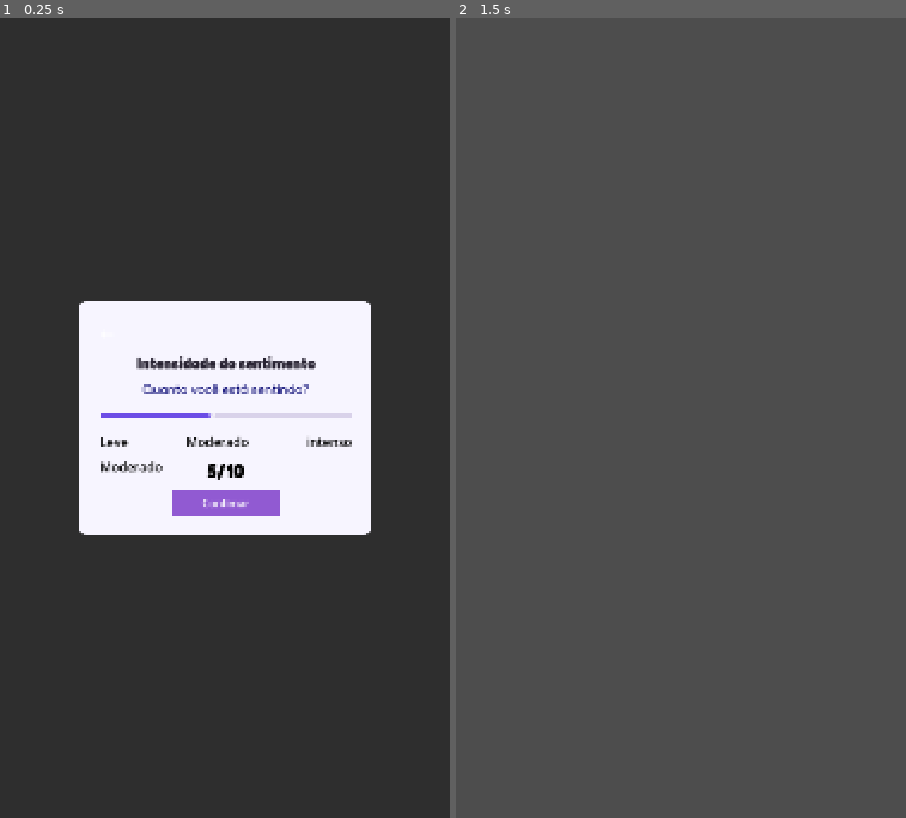
Above: before the commit, frames 1-2 (left to right).
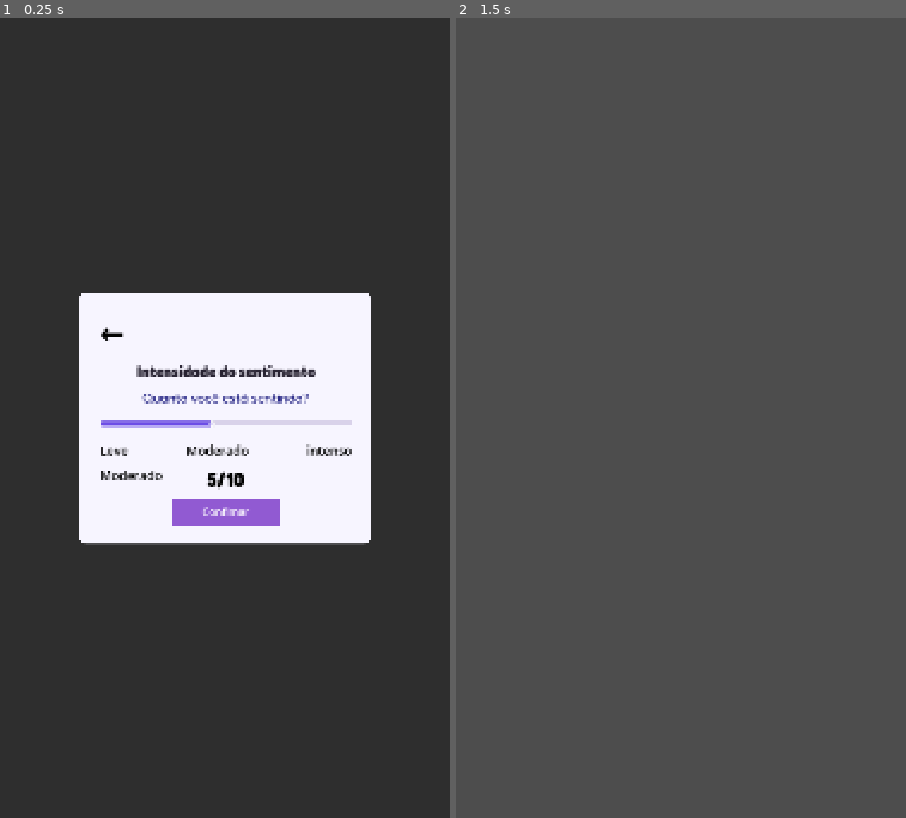
Above: after the commit, the same moments.

Repository: paulo11r/sense
Game: Godot game, scene res://cenas/componentes/PopupIntensividade.tscn
Same seed, same stepped clock (60 frames per second), same inputs: the game is played once before the commit and once after it. This scene is started directly instead of the project's main scene.
Inputs:
- Up to frame 1 (0.25 s): no input
- Up to frame 2 (1.5 s): click "←" at 0.5 s; tap Enter at 1.25 s

The runs differ from the first frame. In frame 1, 5.2% of the frame differs, in the area x 17-83%, y 34-66%; in frame 2, nothing differs.

Commit message:
Ajustes preenchimento de tela

Diff:
--- a/cenas/componentes/PopupAcessibilidade.tscn
+++ b/cenas/componentes/PopupAcessibilidade.tscn
@@ -236,7 +236,7 @@
 [node name="ValorVolume" type="Label" parent="Centralizador/Card/Margens/Conteudo/CardVolume/MargemVolume/ConteudoVolume/LinhaVolume" unique_id=1581614257]
 layout_mode = 2
 theme_override_colors/font_color = Color(0.09019608, 0.101960786, 0.16862746, 1)
-theme_override_font_sizes/font_size = 25
+theme_override_font_sizes/font_size = 57
 text = "70%"
 
 [node name="HSlider" type="HSlider" parent="Centralizador/Card/Margens/Conteudo/CardVolume/MargemVolume/ConteudoVolume" unique_id=276081547]
--- a/cenas/componentes/PopupIntensividade.tscn
+++ b/cenas/componentes/PopupIntensividade.tscn
@@ -89,8 +89,8 @@
 [node name="BotaoVoltar" type="Button" parent="PainelPopup/Margens/Conteudo" unique_id=1515068021]
 layout_mode = 2
 size_flags_horizontal = 0
-theme_override_colors/font_color = Color(1, 1, 1, 1)
-theme_override_font_sizes/font_size = 40
+theme_override_colors/font_color = Color(0, 0, 0, 1)
+theme_override_font_sizes/font_size = 70
 theme_override_styles/normal = SubResource("StyleBoxFlat_3jvdu")
 text = "←"
 alignment = 0
--- a/cenas/telas/Menu.tscn
+++ b/cenas/telas/Menu.tscn
@@ -137,7 +137,7 @@
 layout_mode = 2
 
 [node name="Hero" type="HBoxContainer" parent="SafeArea/MainColumn" unique_id=1148704014]
-custom_minimum_size = Vector2(0, 500)
+propagate_maximum_size = false
 layout_mode = 2
 size_flags_vertical = 3
 theme_override_constants/separation = 30
@@ -226,6 +226,7 @@
 
 [node name="Name" type="Label" parent="SafeArea/MainColumn/MoodCard/MoodRow/FeelingsPreview/EmotionsRow/Happy" unique_id=1359781584]
 layout_mode = 2
+theme_override_colors/font_color = Color(0.42352942, 0.3137255, 0.8509804, 1)
 theme_override_font_sizes/font_size = 30
 text = "Feliz"
 horizontal_alignment = 1
@@ -245,6 +246,7 @@
 
 [node name="Name" type="Label" parent="SafeArea/MainColumn/MoodCard/MoodRow/FeelingsPreview/EmotionsRow/Calm" unique_id=97964288]
 layout_mode = 2
+theme_override_colors/font_color = Color(0.42352942, 0.3137255, 0.8509804, 1)
 theme_override_font_sizes/font_size = 30
 text = "Calmo"
 horizontal_alignment = 1
@@ -264,6 +266,7 @@
 
 [node name="Name" type="Label" parent="SafeArea/MainColumn/MoodCard/MoodRow/FeelingsPreview/EmotionsRow/Nauseous" unique_id=1822237502]
 layout_mode = 2
+theme_override_colors/font_color = Color(0.42352942, 0.3137255, 0.8509804, 1)
 theme_override_font_sizes/font_size = 30
 text = "Enjoado"
 horizontal_alignment = 1
@@ -283,6 +286,7 @@
 
 [node name="Name" type="Label" parent="SafeArea/MainColumn/MoodCard/MoodRow/FeelingsPreview/EmotionsRow/Sad" unique_id=1070158925]
 layout_mode = 2
+theme_override_colors/font_color = Color(0.42352942, 0.3137255, 0.8509804, 1)
 theme_override_font_sizes/font_size = 30
 text = "Triste"
 horizontal_alignment = 1
@@ -302,6 +306,7 @@
 
 [node name="Name" type="Label" parent="SafeArea/MainColumn/MoodCard/MoodRow/FeelingsPreview/EmotionsRow/Anxious" unique_id=1082811259]
 layout_mode = 2
+theme_override_colors/font_color = Color(0.42352942, 0.3137255, 0.8509804, 1)
 theme_override_font_sizes/font_size = 30
 text = "Ansioso"
 horizontal_alignment = 1
--- a/cenas/telas/PainLocation.tscn
+++ b/cenas/telas/PainLocation.tscn
@@ -121,7 +121,7 @@
 autowrap_mode = 2
 
 [node name="FeelingsGrid" type="GridContainer" parent="MarginContainer/Content" unique_id=958178353]
-custom_maximum_size = Vector2(1000, 1500)
+propagate_maximum_size = false
 layout_mode = 2
 size_flags_vertical = 3
 theme_override_constants/h_separation = 20
--- a/cenas/telas/ResultsFinal.tscn
+++ b/cenas/telas/ResultsFinal.tscn
@@ -152,11 +152,13 @@
 
 [node name="ResultCard" type="PanelContainer" parent="MarginContainer/Content" unique_id=470905401]
 layout_mode = 2
+size_flags_vertical = 3
 theme_override_styles/panel = SubResource("StyleBoxFlat_xiwro")
 
 [node name="CardContent" type="VBoxContainer" parent="MarginContainer/Content/ResultCard" unique_id=385082465]
 layout_mode = 2
 theme_override_constants/separation = 26
+alignment = 1
 
 [node name="TextureRect" type="TextureRect" parent="MarginContainer/Content/ResultCard/CardContent" unique_id=1872160242]
 custom_minimum_size = Vector2(90, 90)
@@ -227,9 +229,6 @@
 theme_override_font_sizes/font_size = 54
 theme_override_styles/normal = SubResource("StyleBoxFlat_3c2fn")
 text = "🔊Ouvir Novamente"
-
-[node name="Spacer" type="Control" parent="MarginContainer/Content" unique_id=1612781965]
-layout_mode = 2
 
 [node name="Instruction" type="Label" parent="MarginContainer/Content" unique_id=438095753]
 layout_mode = 2
--- a/project.godot
+++ b/project.godot
@@ -13,9 +13,9 @@
 config/name="sense"
 run/main_scene="uid://y4xd1l6j347i"
 config/features=PackedStringArray("4.7", "Mobile")
-boot_splash/bg_color=Color(1, 0.5294118, 1, 1)
-boot_splash/image="uid://ngmdux6eeo2o"
-config/icon="uid://ngmdux6eeo2o"
+boot_splash/bg_color=Color(0.9647059, 0.7882353, 0.95686275, 1)
+boot_splash/image="uid://mw0srv6i857f"
+config/icon="uid://mw0srv6i857f"
 
 [autoload]
 
Not shown: 1 places in cenas/telas/PainLocation.tscn that only renumber resources
Binary file added: recursos/icone/Meditação com Coração Rosa.png
Not shown, changed: recursos/icone/Meditação com Coração Rosa.png.import
Binary file removed: recursos/icone/Ícone de Meditação com Coração Pink.png
